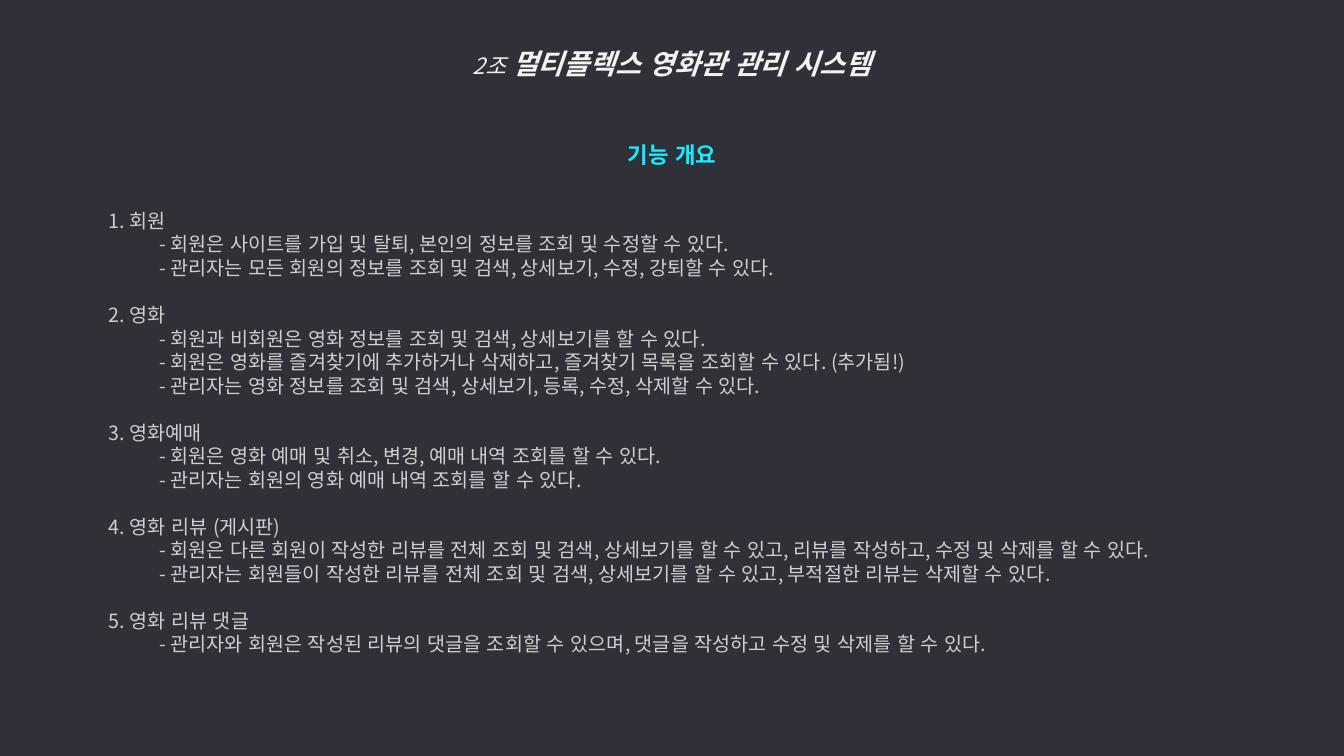
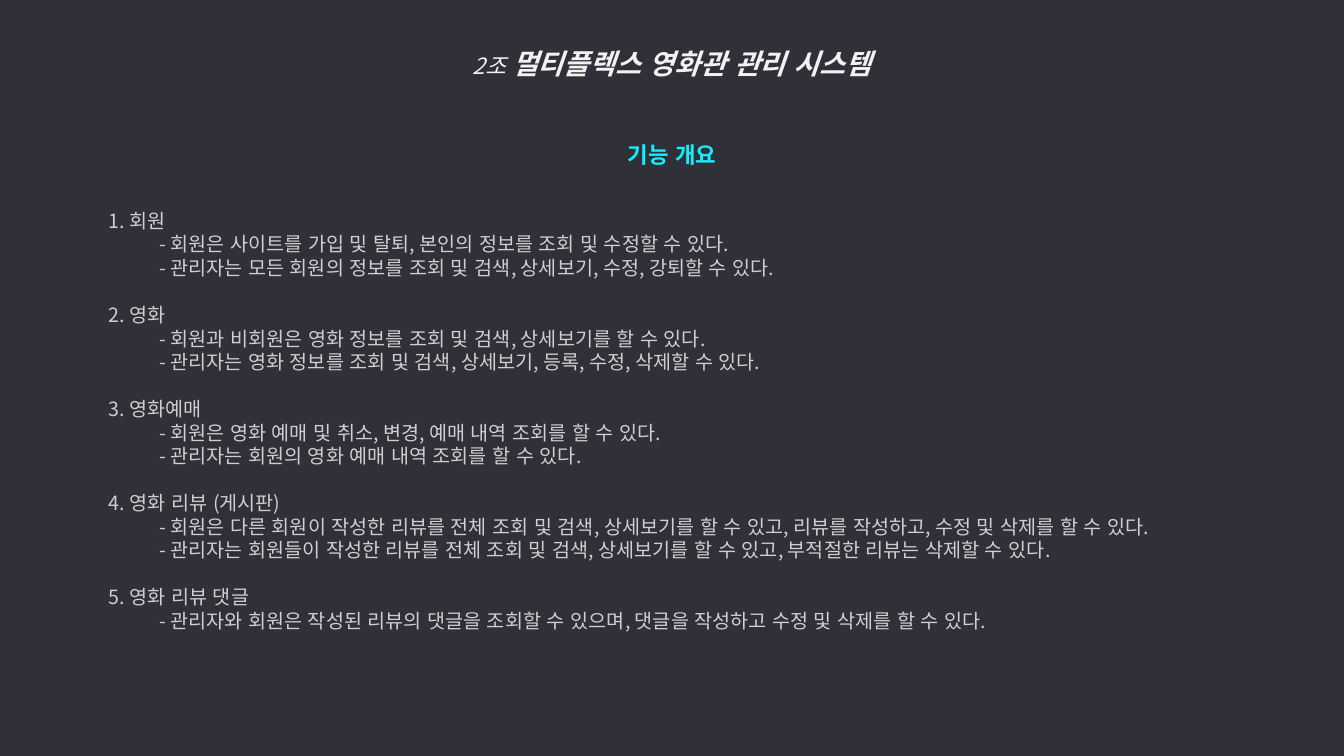
Before and after one commit to ywc-412/MultiplexTeamProject, a slide deck: slide 3 of 2조 시스템개요, 요구사항 정의.pptx. Drawn at 1344x756 pixels with LibreOffice and Linux fonts; fonts in the diff are those of the drawing. Boxes give left, top, right and bottom in pixels: in the first picture for what was removed or moved away, otherwise in the second. Text is boxed around its words. In the diff, an @@ line names an element or a change of style, - is before the commit and + after.

Commit message:
의미 없는 커밋....

```diff
--- a/2조 시스템개요, 요구사항 정의.pptx
+++ b/2조 시스템개요, 요구사항 정의.pptx
@@ text at (171, 349, 905, 373): paragraph removed @@
-    - 회원은 영화를 즐겨찾기에 추가하거나 삭제하고, 즐겨찾기 목록을 조회할 수 있다. (추가됨!)
```
